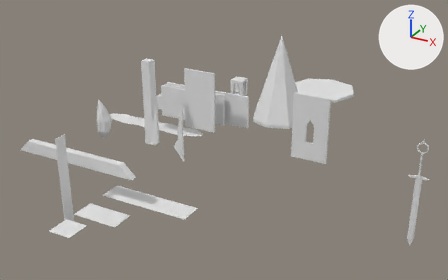
One commit to the Blender file Assets/Scenes/Blender_Walls.blend: the scene before it, then after it.
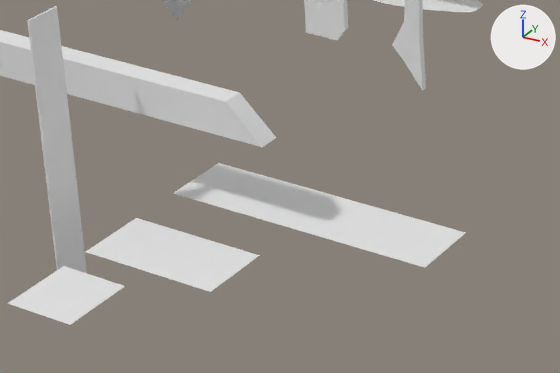
Each version appears first whole from a 50 mm lens placed at (30.6, -43.9, 20.1), pointed at (6.2, 0.7, -2.2), and next in a close-up on the part from 10% to 51% of the width and 47% to 91% of the height. Arrows for +X, +Y and +Z are at upper right; the lights stay in place.

Before the edit, the objects in view are built like this:
```python
me_cube_029 = bpy.data.meshes.new('Cube.029')
me_cube_029.from_pydata([(-4.84, -0.28, 0.52), (4.82, -0.28, 0.51), (-4.84, 0.33, 0.52), (4.82, 0.33, 0.51), (-5.9, -0.28, -0.53), (5.91, -0.28, -0.53), (-5.9, 0.33, -0.53), (5.91, 0.33, -0.53)], [], [(1, 3, 2, 0), (3, 7, 6, 2), (7, 5, 4, 6), (5, 1, 0, 4), (0, 2, 6, 4), (5, 7, 3, 1)])
me_plane = bpy.data.meshes.new('Plane')
me_plane.from_pydata(...)  # 72 vertices, 1 face; spans x -5.9..5.9, y -1.21..0.97, z 0.0
me_plane_004 = bpy.data.meshes.new('Plane.004')
me_plane_004.from_pydata([(-3.99, -1.0, 0.0), (4.03, -1.0, 0.0), (-3.99, 1.0, 0.0), (4.03, 1.0, 0.0)], [], [(0, 1, 3, 2)])
ob_doublelongplane = bpy.data.objects.new('DoubleLongPlane', me_plane_004)
ob_doublelongplane.location = (3.97, -8.01, -4.76)
ob_longsupport = bpy.data.objects.new('LongSupport', me_cube_029)
ob_longsupport.location = (-2.34, -9.31, -1.68)
ob_wave = bpy.data.objects.new('Wave', me_plane)
ob_wave.location = (-5.22, 6.02, -4.83)
# also in view: 'HalfLongPlane' at (1.0, -14.3, -4.8); 'Wall08' at (3.7, -6.5, 1.6); 'Wall09' at (6.1, -6.5, 1.2); 'LongPlane' at (2.0, -11.5, -4.8); 'LongCloth' at (-1.5, -11.5, -3.2)
```
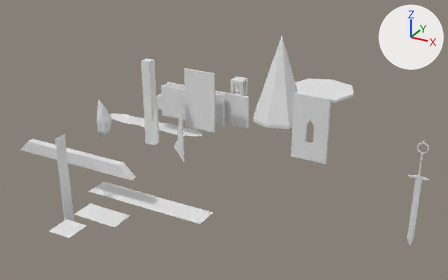
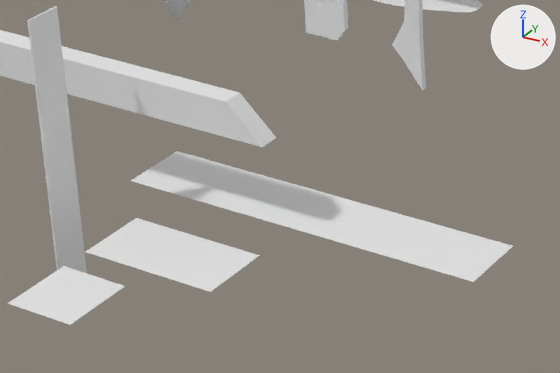
The change in detail:
me_plane_004 has 4 vertices, 1 face and spans x -3.99..4.03, y -1.0..1.0, z 0.0.
me_plane_004 is used by ob_doublelongplane; location (3.97, -8.01, -4.76).
Part 1, on me_plane_004:
Vertex 0 of me_plane_004 moves from (-3.99, -1.0, 0.0) at pixel (172, 193) to (-5.45, -1.0, 0.0) at pixel (130, 180).
Vertex 1 of me_plane_004 moves from (4.03, -1.0, 0.0) at pixel (425, 267) to (5.44, -1.0, 0.0) at pixel (473, 281).
Vertex 2 of me_plane_004 moves from (-3.99, 1.0, 0.0) at pixel (218, 162) to (-5.45, 1.0, 0.0) at pixel (177, 151).
Vertex 3 of me_plane_004 moves from (4.03, 1.0, 0.0) at pixel (466, 232) to (5.44, 1.0, 0.0) at pixel (513, 245).

Location of each change, [x1, y1, x2, y2] in pixels of the close-ups (560 x 373 px):
'DoubleLongPlane', reshaped (30% wider, 26% taller): before [173, 163, 466, 267]; after [131, 151, 513, 282]
